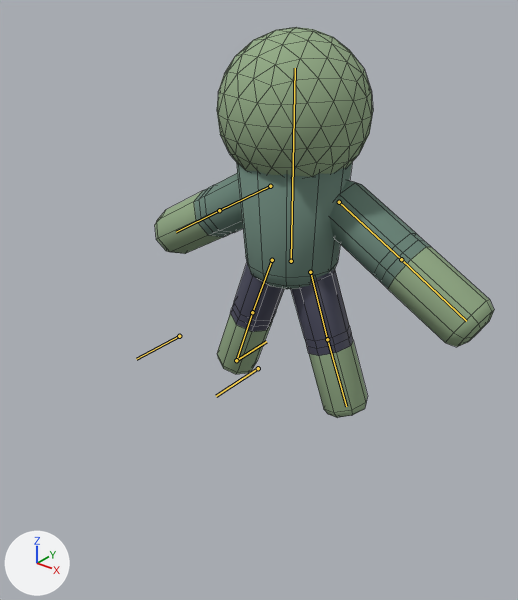
The Blender file itcs-5232/models/enemy.blend as it was, and as the next commit left it.
Camera for both pictures: a 50 mm lens placed at (2.1, -2.91, 2.3), pointed at (0.1, -0.41, 0.75). The lights are fixed; the arrows at lower left show +X, +Y and +Z. The bones that bend it are drawn over the model as lines. Mesh edges are drawn as thin lines.
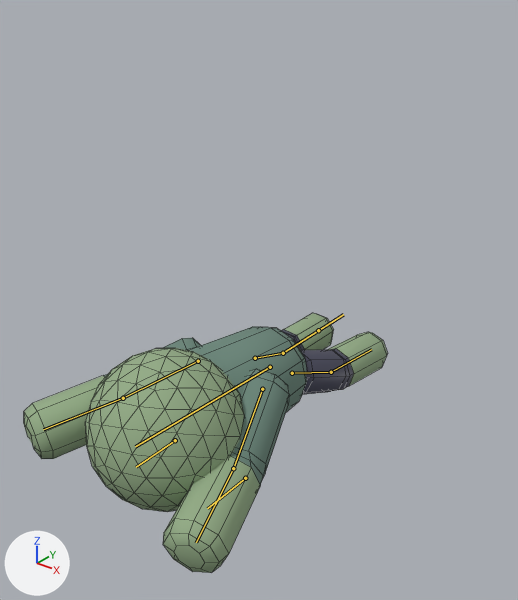
Commit message: Enemy death anim

The newer file adds an action. The first version stands in its rest pose; the second is drawn at frame 30 of the action 'Die'.

Edits to the bpy script that builds the scene:
```text
Change bone_root:
    where bone_root = bpy.data.objects['Armature'].pose.bones['Root']
    bone_root.location: (0.0, 0.0, 0.0) -> (0.0, -0.583, 0.18)
    bone_root.rotation_quaternion: (1.0, 0.0, 0.0, 0.0) -> (0.714, 0.679, 0.0, 0.0)  # degrees (0, 0, 0) -> degrees (87, 0, 0)
Change bone_armupper_l:
    where bone_armupper_l = bpy.data.objects['Armature'].pose.bones['ArmUpper.L']  # child of 'Root'
    bone_armupper_l.rotation_quaternion: (1.0, 0.0, 0.0, 0.0) -> (0.442, -0.224, 0.47, 0.731)  # degrees (0, 0, 0) -> degrees (47, 48, 139)
Change bone_armlower_l:
    where bone_armlower_l = bpy.data.objects['Armature'].pose.bones['ArmLower.L']  # child of 'ArmUpper.L'
    bone_armlower_l.rotation_quaternion: (1.0, 0.0, 0.0, 0.0) -> (0.979, -0.099, -0.132, -0.115)  # degrees (0, 0, 0) -> degrees (-10, -16, -12)
Change bone_armupper_r:
    where bone_armupper_r = bpy.data.objects['Armature'].pose.bones['ArmUpper.R']  # child of 'Root'
    bone_armupper_r.rotation_quaternion: (1.0, 0.0, 0.0, 0.0) -> (0.675, -0.004, -0.303, -0.673)  # degrees (0, 0, 0) -> degrees (26, -24, -96)
Change bone_armlower_r:
    where bone_armlower_r = bpy.data.objects['Armature'].pose.bones['ArmLower.R']  # child of 'ArmUpper.R'
    bone_armlower_r.rotation_quaternion: (1.0, 0.0, 0.0, 0.0) -> (0.981, -0.161, 0.076, -0.074)  # degrees (0, 0, 0) -> degrees (-19, 7, -10)
Change bone_legik_r:
    where bone_legik_r = bpy.data.objects['Armature'].pose.bones['LegIK.R']
    bone_legik_r.location: (0.0, 0.0, 0.0) -> (-0.18, 0.603, -0.09)
Change bone_legik_l:
    where bone_legik_l = bpy.data.objects['Armature'].pose.bones['LegIK.L']
    bone_legik_l.location: (0.0, 0.0, 0.0) -> (0.181, 0.603, -0.088)
Change bone_target_l:
    where bone_target_l = bpy.data.objects['Armature'].pose.bones['Target.L']
    bone_target_l.location: (0.0, 0.0, 0.0) -> (0.334, -0.014, -0.641)
Change bone_target_r:
    where bone_target_r = bpy.data.objects['Armature'].pose.bones['Target.R']
    bone_target_r.location: (0.0, 0.0, 0.0) -> (-0.153, -0.014, -0.707)
```

Changed parts and their boxes (x1, y1, x2, y2) in the pictures (518 x 600 px):
'Icosphere', posed (7% wider, 33% shorter)
    before: (155, 27, 494, 418)
    after: (24, 313, 387, 573)
bone 'Root', root to tip
    before: (291, 261) to (295, 68)
    after: (270, 367) to (135, 446)
bone 'ArmUpper.L', root to tip
    before: (339, 202) to (401, 259)
    after: (262, 389) to (233, 468)
bone 'ArmLower.L', root to tip
    before: (401, 259) to (466, 321)
    after: (233, 468) to (196, 542)
bone 'ArmUpper.R', root to tip
    before: (270, 186) to (219, 210)
    after: (198, 361) to (123, 398)
bone 'ArmLower.R', root to tip
    before: (219, 210) to (176, 232)
    after: (123, 398) to (43, 429)
bone 'LegIK.R', root to tip
    before: (236, 360) to (266, 341)
    after: (318, 330) to (343, 314)
bone 'Target.L', root to tip
    before: (258, 368) to (216, 396)
    after: (245, 478) to (207, 508)
bone 'Target.R', root to tip
    before: (179, 336) to (136, 359)
    after: (175, 440) to (136, 467)
